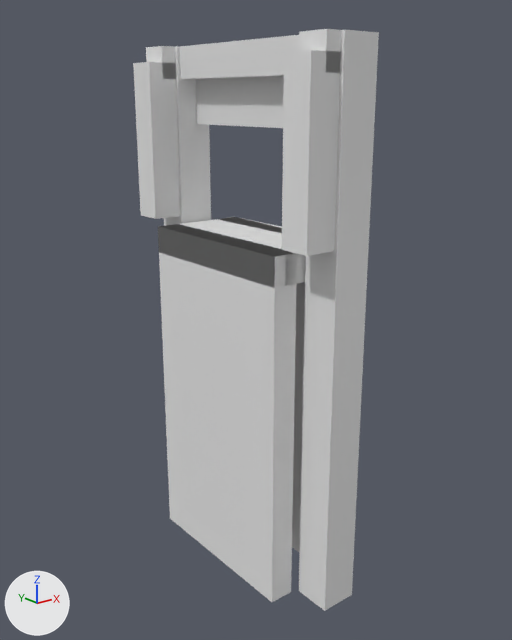
A saved change to the glTF model models/arkel/arkel-brug-7181c2a5/arkel-brug-7181c2a5.glb.
Before and after are seen from a 50 mm lens placed at (-12.58, -15.91, 3.94), pointed at (0.08, -0.09, -2.39). The axes (+X, +Y, +Z) are drawn at lower left. The lights are the same throughout. The picture after the commit comes second.

Names of what the first picture shows: 'building:balans', 'building:balans 2', 'building:contragewicht', 'building:hamei', 'building:hamei 2', 'building:hangstang', 'building:hangstang 2', 'building:portaal', 'road:dek', 'road:landhoofd (aangenomen)', 'road:landhoofd (aangenomen) 2'.
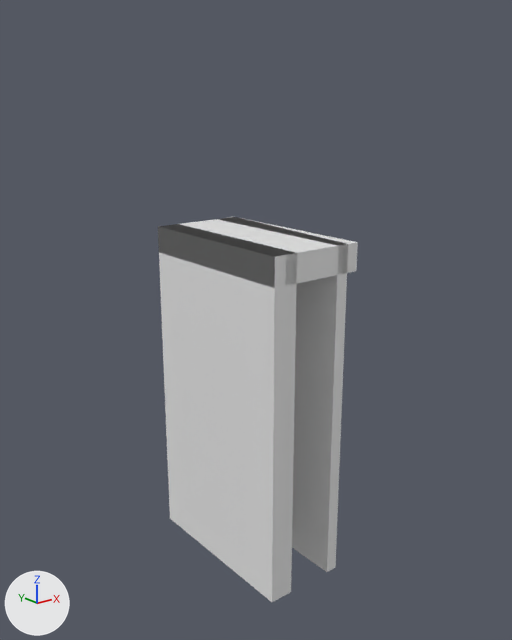
Changed parts and their boxes (x1, y1, x2, y2) in the pictures (512 x 640 px):
'building:hamei 2', deleted: before (299, 30, 379, 611)
'building:hangstang 2', deleted: before (282, 50, 341, 256)
'building:hangstang', deleted: before (133, 62, 180, 219)
'building:hamei', deleted: before (164, 46, 211, 226)
'building:contragewicht', deleted: before (196, 76, 284, 128)
'building:portaal', deleted: before (180, 35, 299, 79)
'building:balans 2', deleted: before (299, 29, 341, 73)
'building:balans', deleted: before (146, 46, 176, 79)
'road:landhoofd (aangenomen) 2', unchanged, uncovered by the edit: before (218, 217, 305, 553); after (218, 217, 348, 572)

The change, as a list of edits to the scene's bpy script:
```text
Remove ob_building_hamei:
    ob_building_hamei = bpy.data.objects.new('building:hamei', me_hamei)
    ob_building_hamei.location = (0.0, 0.0, 0.0)
Remove ob_building_hamei_2:
    ob_building_hamei_2 = bpy.data.objects.new('building:hamei 2', me_hamei_2)
    ob_building_hamei_2.location = (0.0, 0.0, 0.0)
Remove ob_building_portaal:
    ob_building_portaal = bpy.data.objects.new('building:portaal', me_portaal)
    ob_building_portaal.location = (0.0, 0.0, 0.0)
Remove ob_building_balans:
    ob_building_balans = bpy.data.objects.new('building:balans', me_balans)
    ob_building_balans.location = (0.0, 0.0, 0.0)
Remove ob_building_hangstang:
    ob_building_hangstang = bpy.data.objects.new('building:hangstang', me_hangstang)
    ob_building_hangstang.location = (0.0, 0.0, 0.0)
Remove ob_building_balans_2:
    ob_building_balans_2 = bpy.data.objects.new('building:balans 2', me_balans_2)
    ob_building_balans_2.location = (0.0, 0.0, 0.0)
Remove ob_building_hangstang_2:
    ob_building_hangstang_2 = bpy.data.objects.new('building:hangstang 2', me_hangstang_2)
    ob_building_hangstang_2.location = (0.0, 0.0, 0.0)
Remove ob_building_contragewicht:
    ob_building_contragewicht = bpy.data.objects.new('building:contragewicht', me_contragewicht)
    ob_building_contragewicht.location = (0.0, 0.0, 0.0)
```
